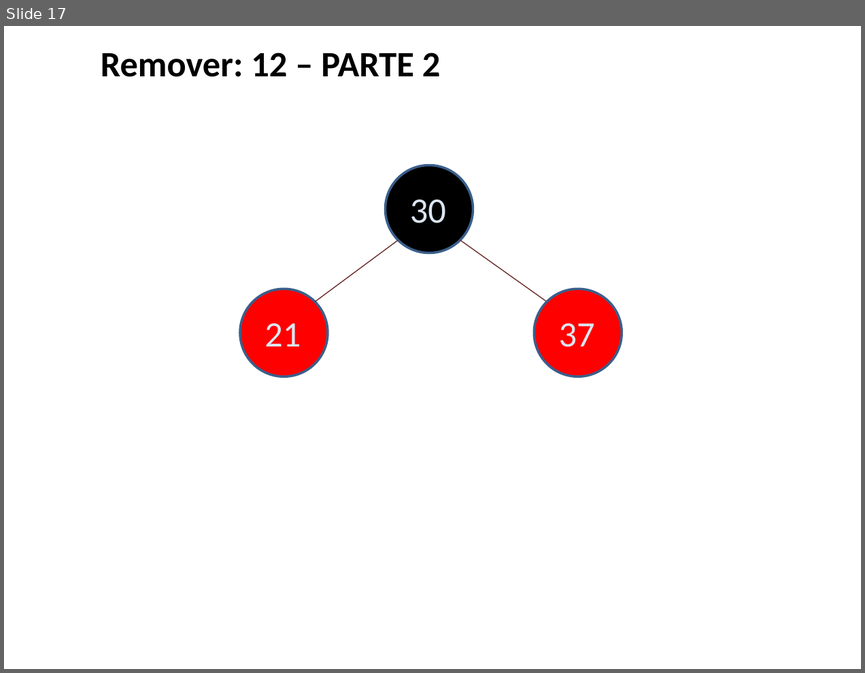
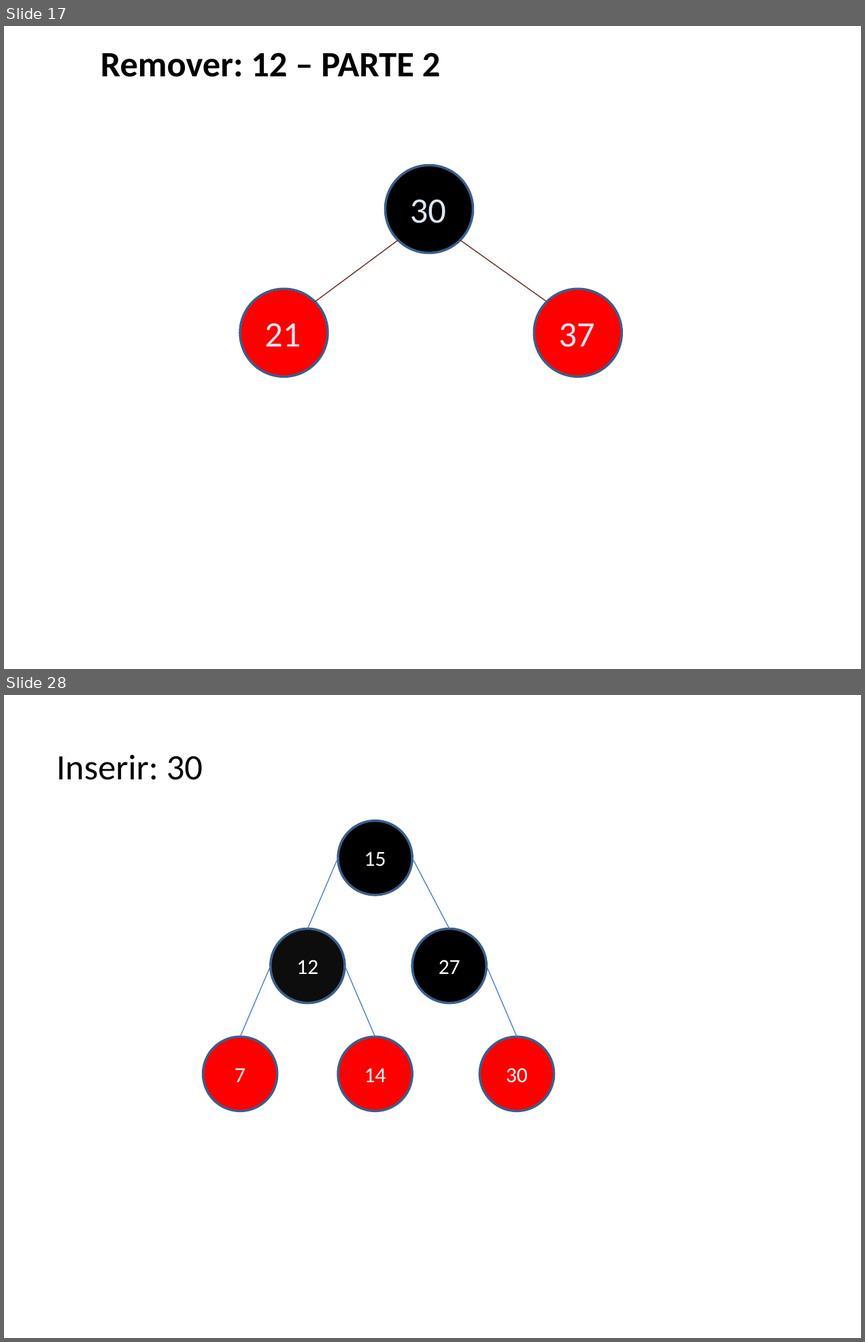
Before and after one commit to AndreBoniatti/ProjCPP, a slide deck: Arvores/Representacoes/ExArvRubroNegra.pptx. Shown one above the other, each under a label of ours: slide 17 before the commit, slides 17 and 28 after it; the slides between them are not shown. The pictures are 865x673 and 865x1342 pixels, drawn with LibreOffice and Linux fonts; fonts in the diff are those of the drawing. Boxes give left, top, right and bottom in pixels: in the first picture for what was removed or moved away, otherwise in the second. Text is boxed around its words. In the diff, an @@ line names an element or a change of style, - is before the commit and + after.

```diff
--- a/Arvores/Representacoes/ExArvRubroNegra.pptx
+++ b/Arvores/Representacoes/ExArvRubroNegra.pptx
@@ slide 28 added at (4,695,861,1338), background #FFFFFF @@
@@ subtitle added at (56,755,203,780), 30 pt, text #000000 @@
+Inserir: 30
@@ ellipse added at (338,821,413,896), fill #000000, outline #3A5F8C 2 pt, 18 pt, text #FFFFFF @@
+15
@@ line added from (338, 858) to (307, 929), #4B7EBC 0.75 pt @@
@@ line added from (412, 858) to (449, 929), #4B7EBC 0.75 pt @@
@@ ellipse added at (271,929,345,1004), fill #0D0D0D, outline #3A5F8C 2 pt, 18 pt, text #FFFFFF @@
+12
@@ ellipse added at (412,929,486,1004), fill #000000, outline #3A5F8C 2 pt, 18 pt, text #FFFFFF @@
+27
@@ line added from (271, 966) to (241, 1037), #4B7EBC 0.75 pt @@
@@ line added from (345, 966) to (375, 1037), #4B7EBC 0.75 pt @@
@@ line added from (486, 966) to (516, 1037), #4B7EBC 0.75 pt @@
@@ ellipse added at (203,1037,277,1111), fill #FF0000, outline #3A5F8C 2 pt, 18 pt, text #FFFFFF @@
+7
@@ ellipse added at (338,1037,413,1111), fill #FF0000, outline #3A5F8C 2 pt, 18 pt, text #FFFFFF @@
+14
@@ ellipse added at (479,1037,554,1111), fill #FF0000, outline #3A5F8C 2 pt, 18 pt, text #FFFFFF @@
+30
```
Also in this commit, not shown: 36 other slides added.
